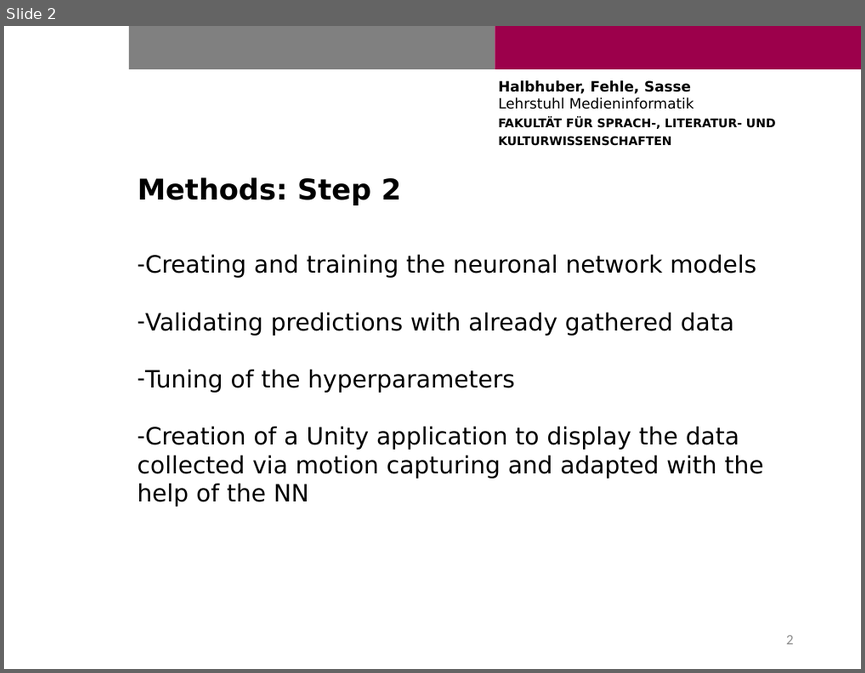
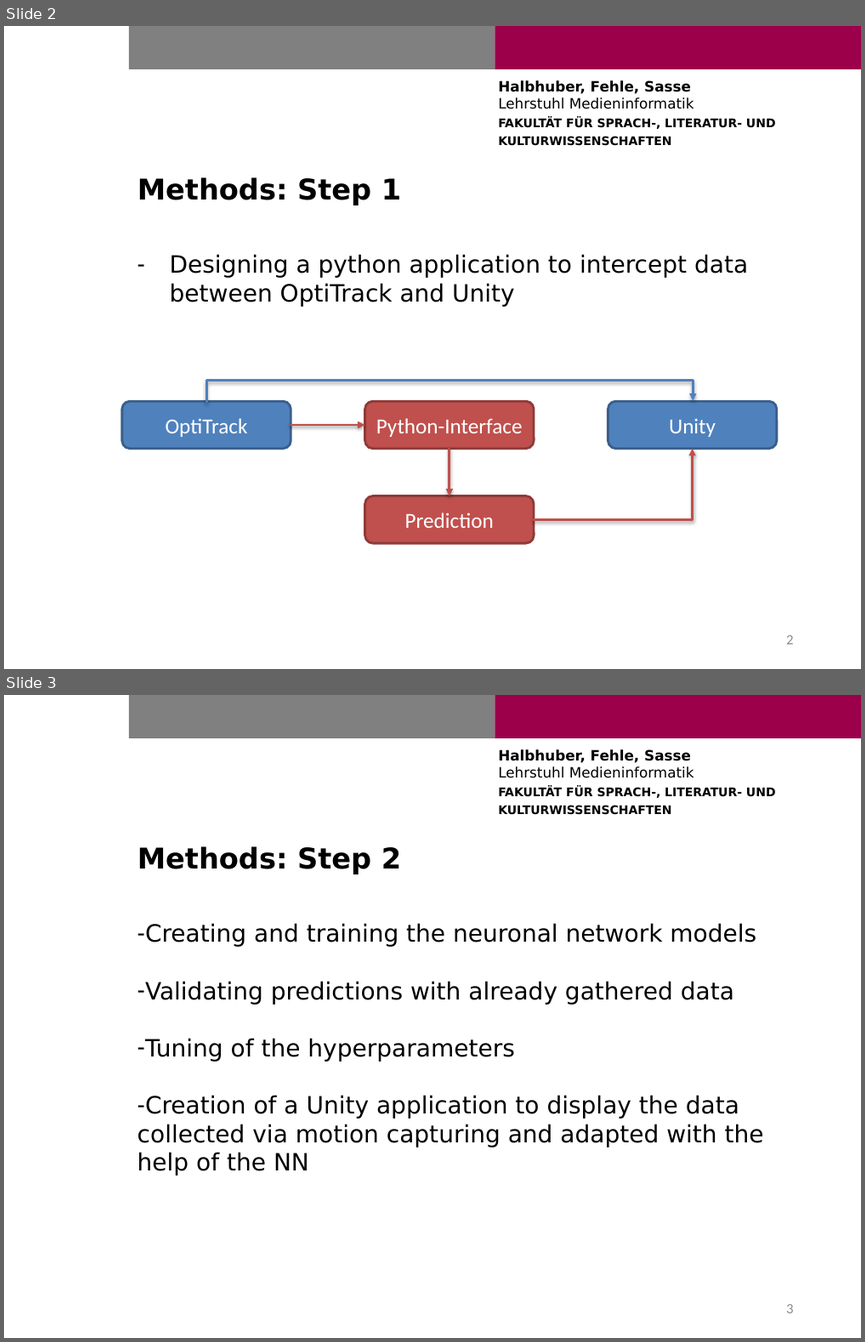
Before and after one commit to Cele3x/practical-seminar, a slide deck: 02-introduction-presentation/methods.pptx. Shown one above the other, each under a label of ours: slide 2 before the commit, slides 2 and 3 after it. The pictures are 865x673 and 865x1342 pixels, drawn with LibreOffice and Linux fonts; fonts in the diff are those of the drawing; background and template pictures are left out. Boxes give left, top, right and bottom in pixels: in the first picture for what was removed or moved away, otherwise in the second. Text is boxed around its words. In the diff, an @@ line names an element or a change of style, - is before the commit and + after.

```diff
--- a/02-introduction-presentation/methods.pptx
+++ b/02-introduction-presentation/methods.pptx
@@ slide 2 added at [4, 26, 861, 669], background #FFFFFF; not listed: 3 template elements that a slide beside it also shows @@
@@ title added at [137, 177, 401, 205], 24 pt, text #000000, bold @@
+Methods: Step 1
@@ text added at [170, 254, 748, 306], 20 pt, text #000000 @@
+– Designing a python application to intercept data between OptiTrack and Unity
@@ elbow arrow added from (207, 402) to (692, 400), #4F81BD 2 pt @@
@@ rounded rectangle added at [122, 402, 291, 448], fill #4F81BD, outline #3A5F8C 2 pt, 18 pt, text #FFFFFF @@
+OptiTrack
@@ rounded rectangle added at [364, 402, 534, 448], fill #C0504D, outline #8E3B39 2 pt, 18 pt, text #FFFFFF @@
+Python-Interface
@@ rounded rectangle added at [608, 402, 777, 448], fill #4F81BD, outline #3A5F8C 2 pt, 18 pt, text #FFFFFF @@
+Unity
@@ arrow added from (291, 425) to (364, 425), #C0504D 2 pt @@
@@ arrow added from (449, 448) to (449, 495), #C0504D 2 pt @@
@@ elbow arrow added from (534, 520) to (692, 448), #C0504D 2 pt @@
@@ rounded rectangle added at [364, 495, 534, 543], fill #C0504D, outline #8E3B39 2 pt, 18 pt, text #FFFFFF @@
+Prediction
@@ page number added at [786, 635, 793, 644], 12 pt, text #8C8C8C @@
+2
@@ what was slide 2 is now slide 3 @@
@@ page number at [786, 1304, 793, 1313]: text changed @@
-2
+3
```
Also in this commit, not shown: 2 slides changed, 2 other files.
